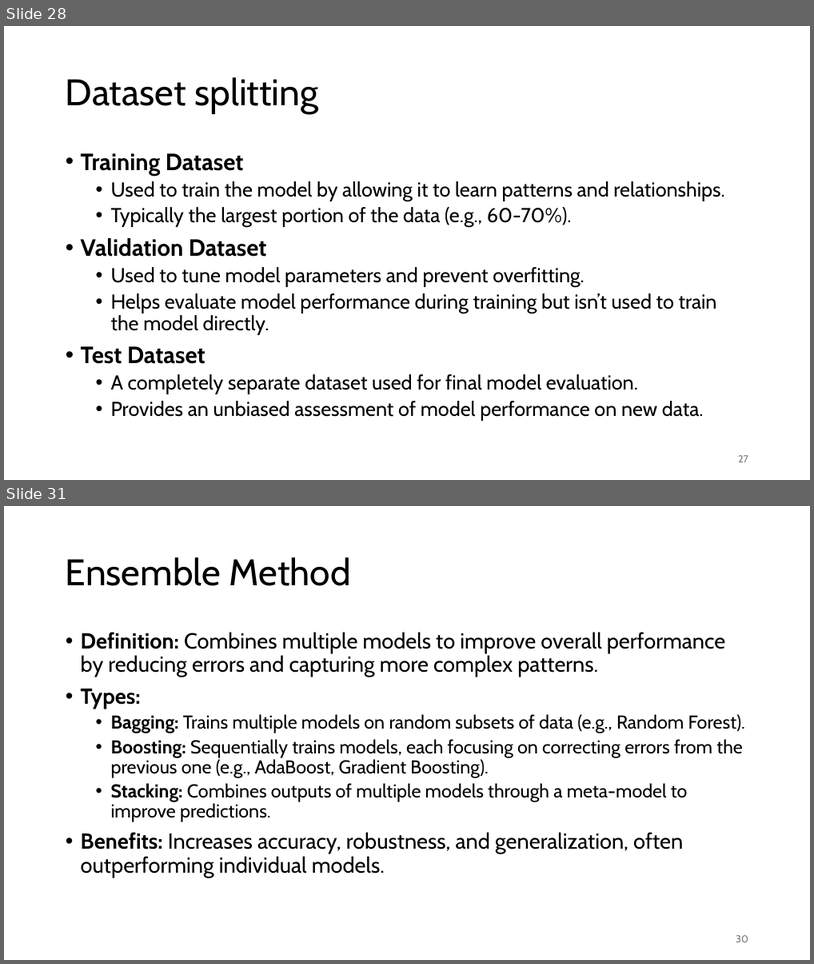
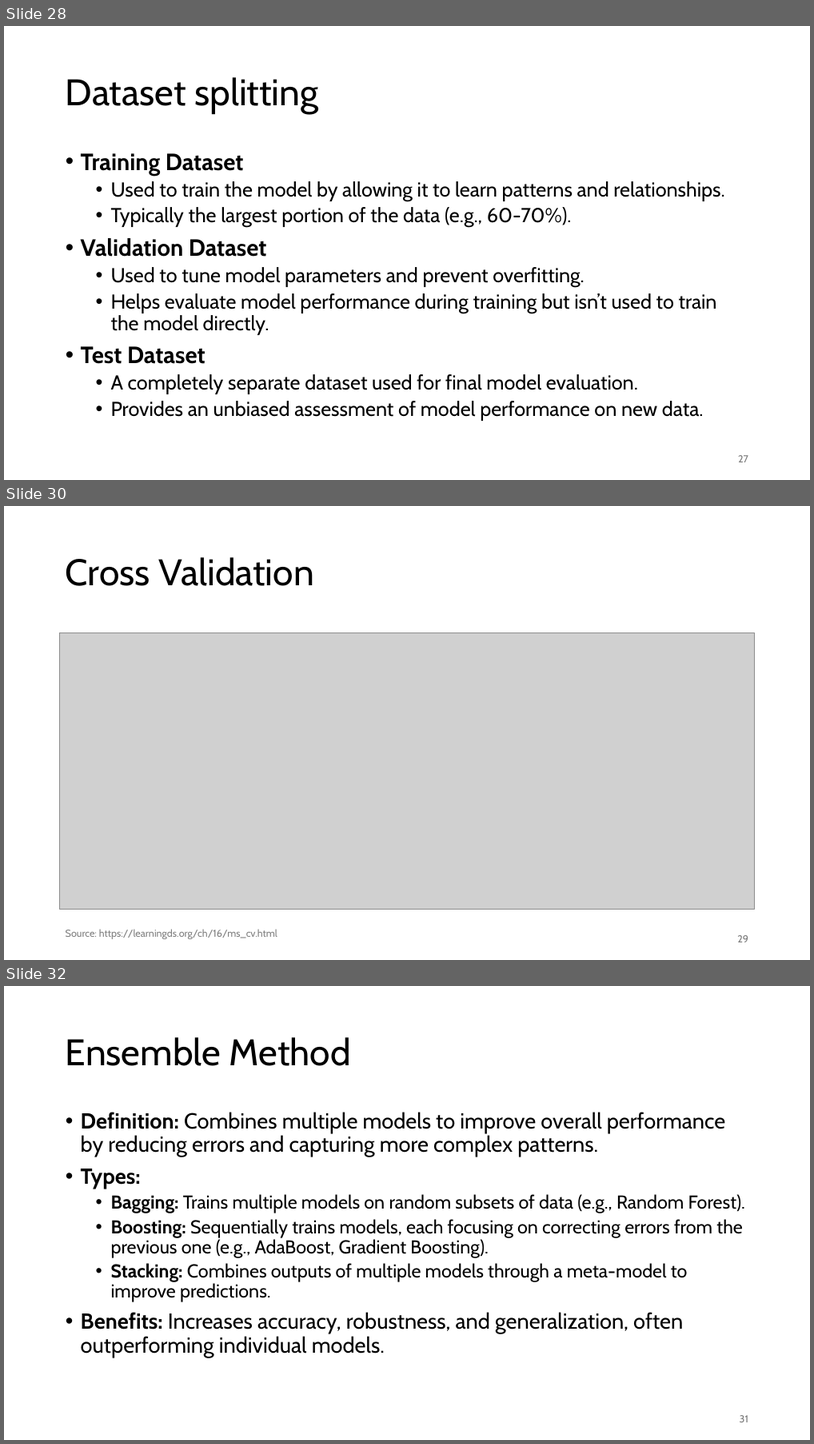
Before and after one commit to taqihaider7/NSU_ML, a slide deck: Lectures/Day1_Intro.pptx. Shown one above the other, each under a label of ours: slides 28 and 31 before the commit, slides 28, 30 and 32 after it; the slides between them are not shown. The pictures are 814x964 and 814x1444 pixels, drawn with LibreOffice and Linux fonts; fonts in the diff are those of the drawing; grey boxes stand for pictures. Boxes give left, top, right and bottom in pixels: in the first picture for what was removed or moved away, otherwise in the second. Text is boxed around its words. In the diff, an @@ line names an element or a change of style, - is before the commit and + after.

```diff
--- a/Lectures/Day1_Intro.pptx
+++ b/Lectures/Day1_Intro.pptx
@@ slide 30 added at (4,506,810,960), background #FFFFFF @@
@@ title added at (66,557,314,586), 44 pt, text #000000 @@
+Cross Validation
@@ picture added at (60,632,755,909) @@
@@ text added at (66,928,278,939), 12 pt, text #808080 @@
+Source: https://learningds.org/ch/16/ms_cv.html
@@ page number added at (738,935,749,942), 12 pt, text #797979 @@
+29
@@ what was slide 31 is now slide 32 @@
@@ page number at (740,1415,749,1422): text changed @@
-30
+31
```
Also in this commit, not shown: 3 slides changed, 1 other file.
